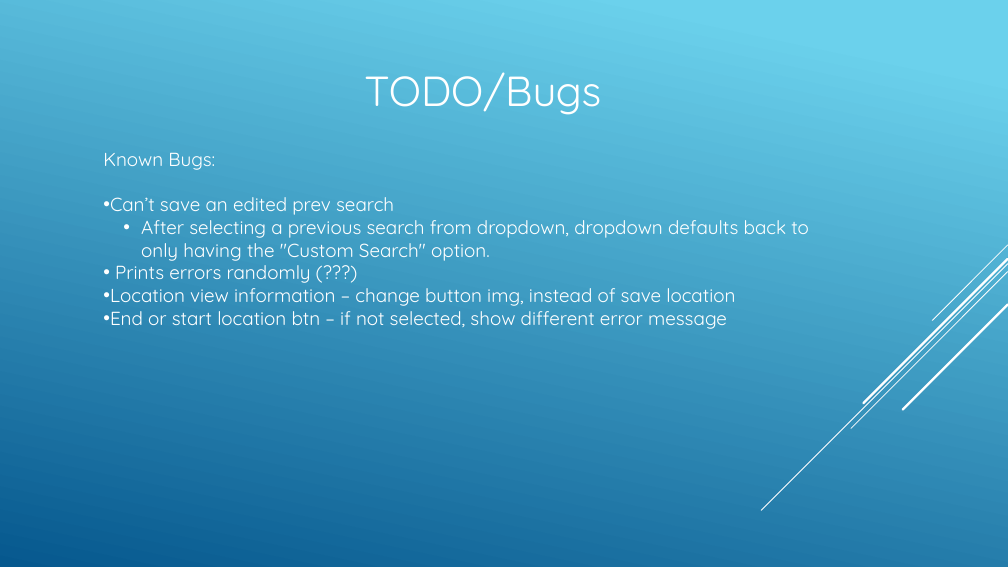
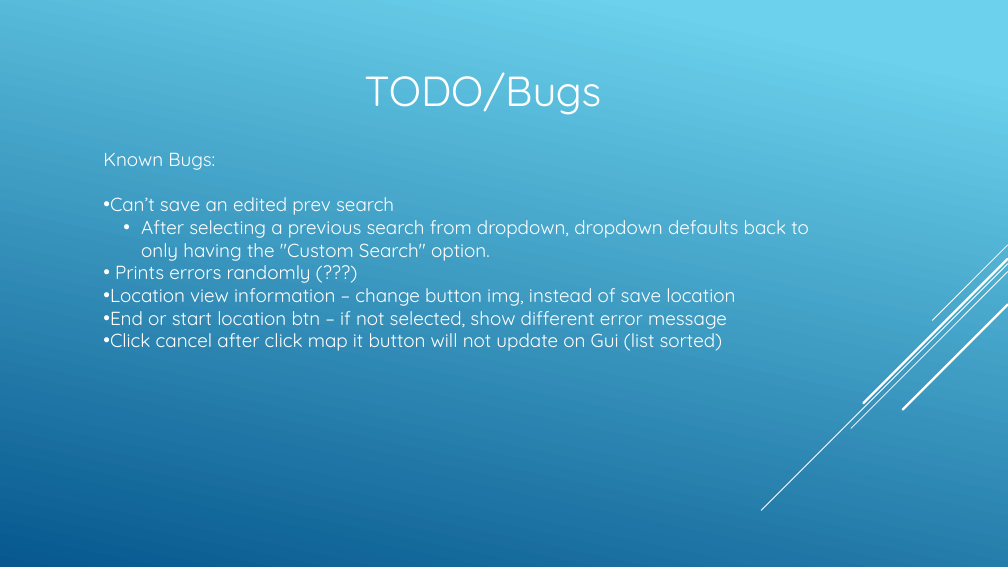
Before and after one commit to spawndys/Cava, a slide deck: slide 10 of Presentation.pptx. Drawn at 1008x567 pixels with LibreOffice and Linux fonts; fonts in the diff are those of the drawing. Boxes give left, top, right and bottom in pixels: in the first picture for what was removed or moved away, otherwise in the second. Text is boxed around its words. In the diff, an @@ line names an element or a change of style, - is before the commit and + after.

```diff
--- a/Presentation.pptx
+++ b/Presentation.pptx
@@ text at box(110, 328, 723, 351): paragraph added @@
+• Click cancel after click map it button will not update on Gui (list sorted)
```
